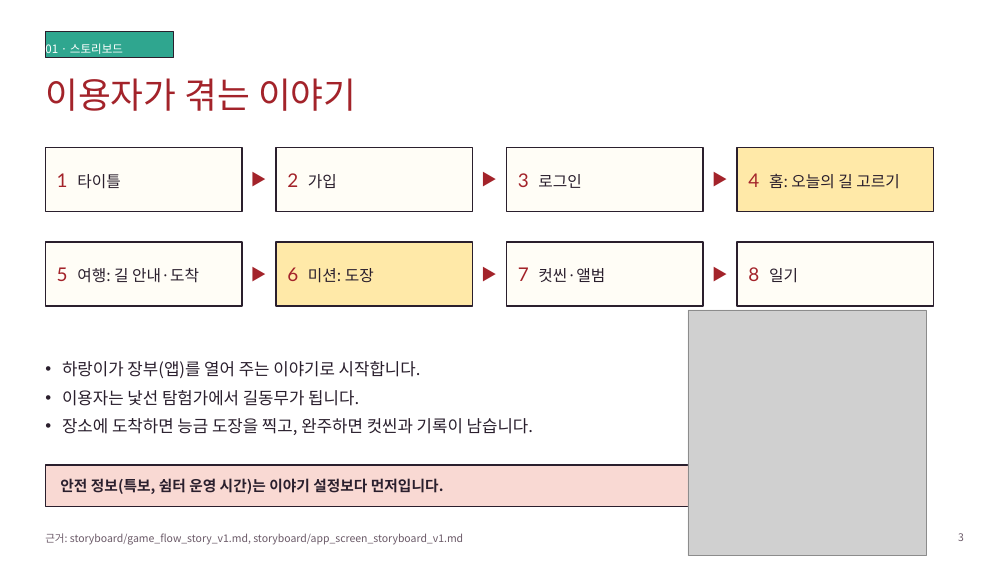
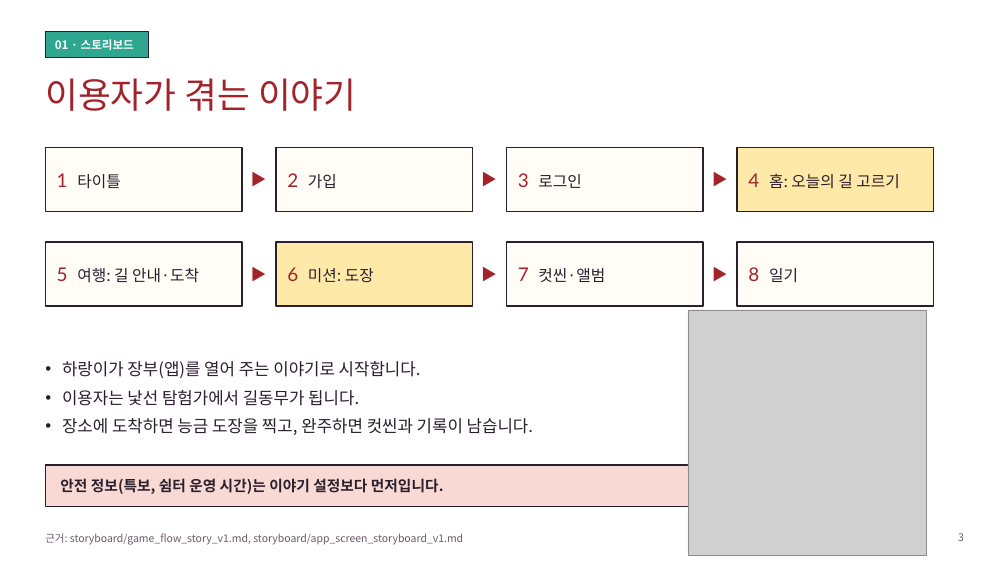
Before and after one commit to k-1026/TREAGENT, a slide deck: slide 3 of presentation/20261127/20261127_agent_pitch_v4.pptx. Drawn at 1008x567 pixels with LibreOffice and Linux fonts; fonts in the diff are those of the drawing; grey boxes stand for pictures; background and template pictures are left out. Boxes give left, top, right and bottom in pixels: in the first picture for what was removed or moved away, otherwise in the second. Text is boxed around its words. In the diff, an @@ line names an element or a change of style, - is before the commit and + after.

```diff
--- a/presentation/20261127/20261127_agent_pitch_v4.pptx
+++ b/presentation/20261127/20261127_agent_pitch_v4.pptx
@@ rectangle "01 · 스토리보드": place and size @@
-rectangle "01 · 스토리보드" at box(45, 32, 174, 57)
+rectangle "01 · 스토리보드" at box(45, 32, 148, 57)
@@ rectangle "01 · 스토리보드" at box(45, 32, 148, 57): bold on @@
```
Also in this commit, not shown: 14 other slides changed, 2 other files.
